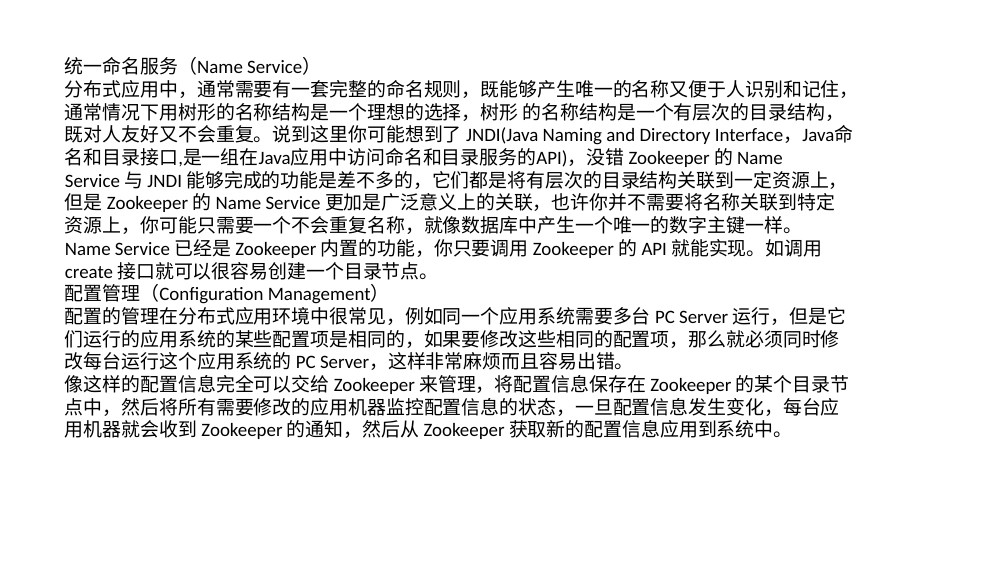
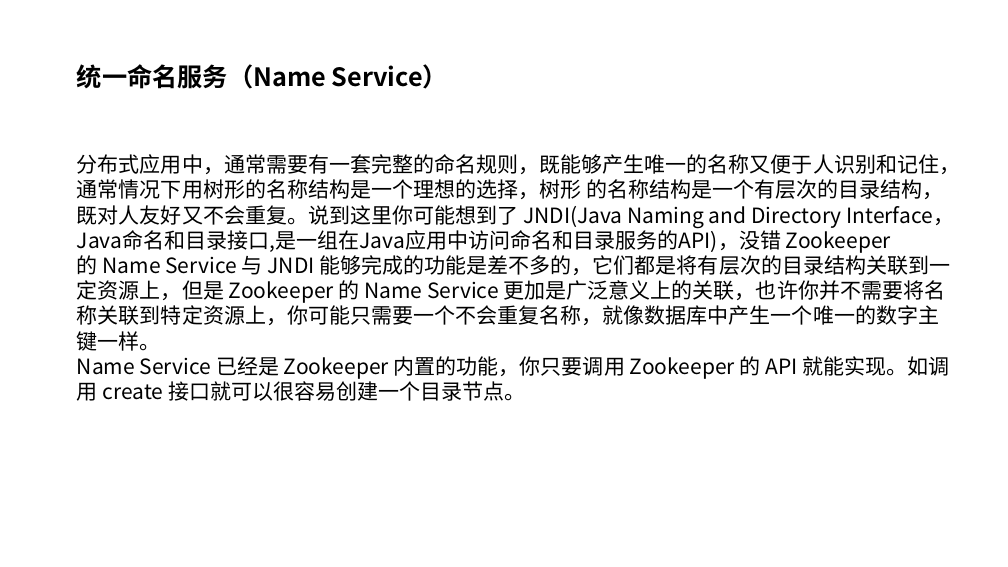
Before and after one commit to happyfucheng/JavaStudy, a slide deck: slide 4 of doc/zookeeper/zookeeper.pptx (slide 3 before the commit). Drawn at 1008x567 pixels with LibreOffice and Linux fonts; fonts in the diff are those of the drawing; background and template pictures are left out. Boxes give left, top, right and bottom in pixels: in the first picture for what was removed or moved away, otherwise in the second. Text is boxed around its words. In the diff, an @@ line names an element or a change of style, - is before the commit and + after.

```diff
--- a/doc/zookeeper/zookeeper.pptx
+++ b/doc/zookeeper/zookeeper.pptx
@@ text "统一命名服务（Name Service）": place and size @@
-text "统一命名服务（Name Service）" at [65, 57, 859, 439]
+text "统一命名服务（Name Service）" at [77, 64, 960, 401]
@@ text "统一命名服务（Name Service）" at [77, 64, 960, 401]: size 18 to 24 pt, bold on in "统一命名服务（Name Service）"; font Calibri to Noto Sans CJK SC, size 18 to 20 pt @@
@@ text at [65, 284, 849, 439]: paragraphs removed @@
-配置管理（Configuration Management）
-配置的管理在分布式应用环境中很常见，例如同一个应用系统需要多台 PC Server 运行，但是它们运行的应用系统的某些配置项是相同的，如果要修改这些相同的配置项，那么就必须同时修改每台运行这个应用系统的 PC Server，这样非常麻烦而且容易出错。
-像这样的配置信息完全可以交给 Zookeeper 来管理，将配置信息保存在 Zookeeper 的某个目录节点中，然后将所有需要修改的应用机器监控配置信息的状态，一旦配置信息发生变化，每台应用机器就会收到 Zookeeper 的通知，然后从 Zookeeper 获取新的配置信息应用到系统中。
```
Also in this commit, not shown: 5 other slides changed, 6 slides added, 3 slides removed, 46 other files.
